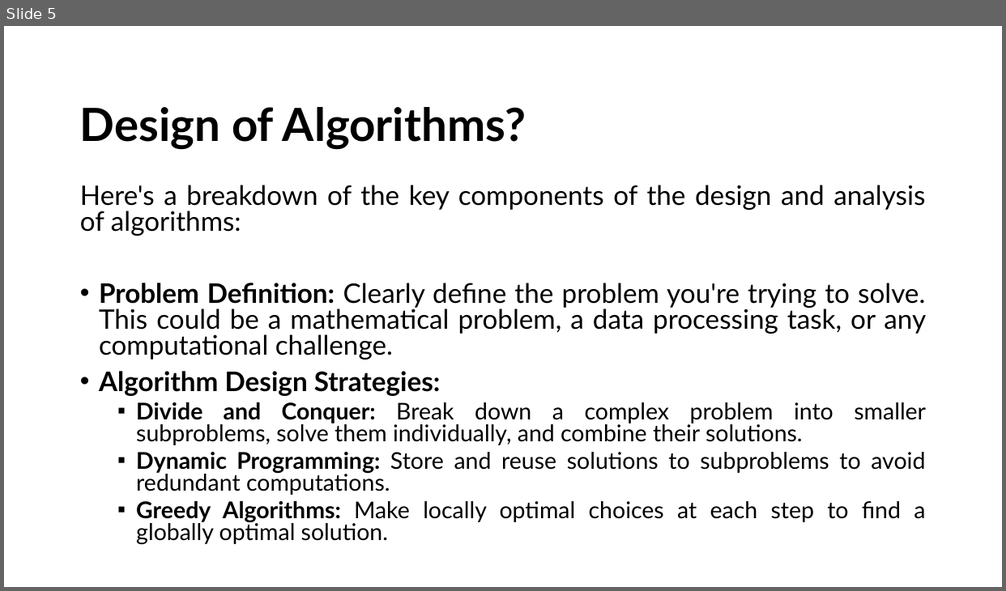
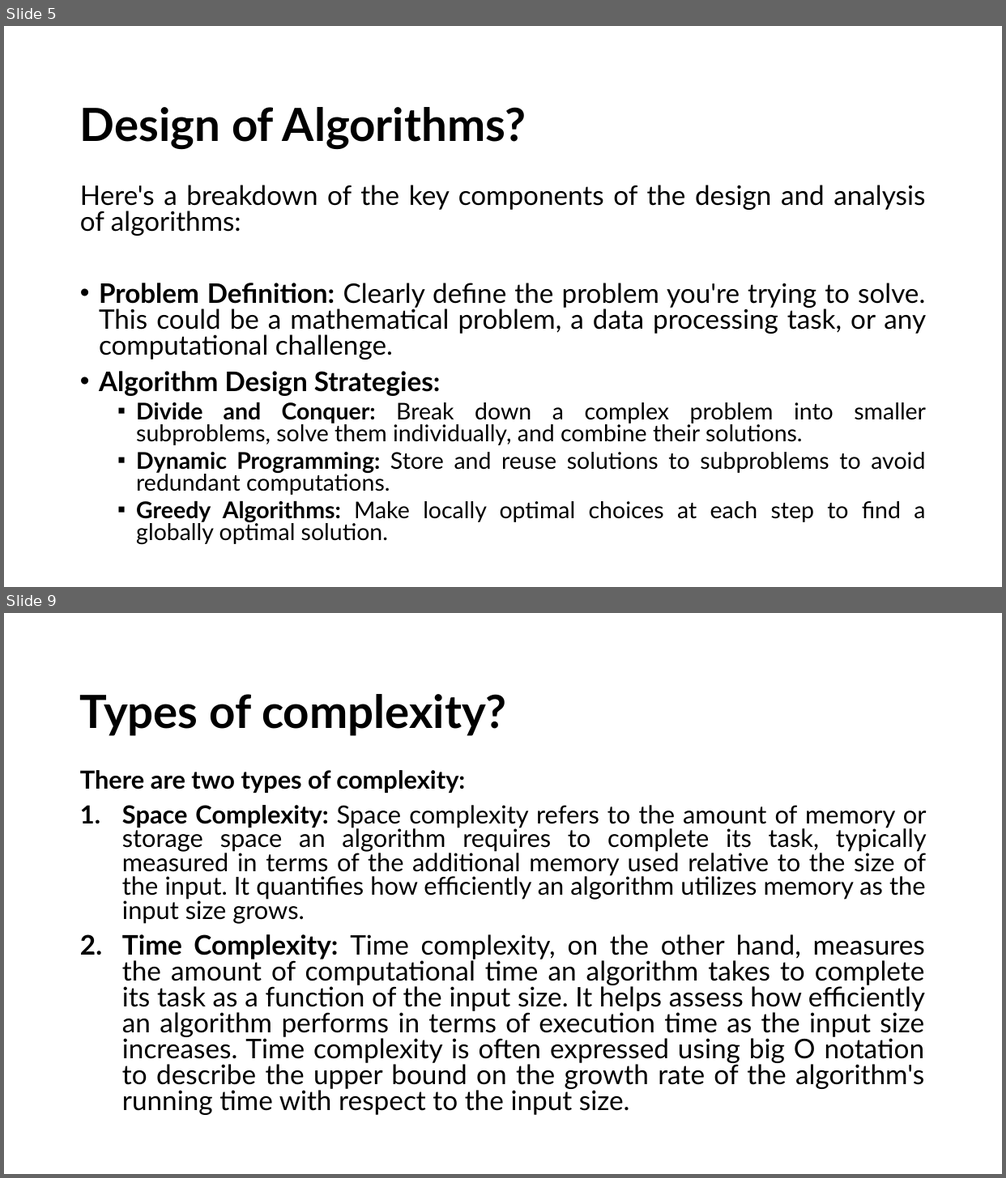
Before and after one commit to alaminbhuyan/DSA-In-Python, a slide deck: Design & Analysis Of Algorithm PDF/DAA.pptx. Shown one above the other, each under a label of ours: slide 5 before the commit, slides 5 and 9 after it; the slides between them are not shown. The pictures are 1006x591 and 1006x1178 pixels, drawn with LibreOffice and Linux fonts; fonts in the diff are those of the drawing. Boxes give left, top, right and bottom in pixels: in the first picture for what was removed or moved away, otherwise in the second. Text is boxed around its words. In the diff, an @@ line names an element or a change of style, - is before the commit and + after.

```diff
--- a/Design & Analysis Of Algorithm PDF/DAA.pptx
+++ b/Design & Analysis Of Algorithm PDF/DAA.pptx
@@ slide 9 added at (x1=4, y1=613, x2=1002, y2=1174), background #FFFFFF @@
@@ title added at (x1=80, y1=694, x2=507, y2=736), 44 pt, text #000000, bold @@
+Types of complexity?
@@ text added at (x1=80, y1=770, x2=927, y2=1115), 26 pt, text #000000 @@
+There are two types of complexity:
+1. Space Complexity: Space complexity refers to the amount of memory or storage space an algorithm requires to complete its task, typically measured in terms of the additional memory used relative to the size of the input. It quantifies how efficiently an algorithm utilizes memory as the input size grows.
+2. Time Complexity: Time complexity, on the other hand, measures the amount of computational time an algorithm takes to complete its task as a function of the input size. It helps assess how efficiently an algorithm performs in terms of execution time as the input size increases. Time complexity is often expressed using big O notation to describe the upper bound on the growth rate of the algorithm's running time with respect to the input size.
```
Also in this commit, not shown: 2 slides changed, 9 other slides added, 1 slide removed.
